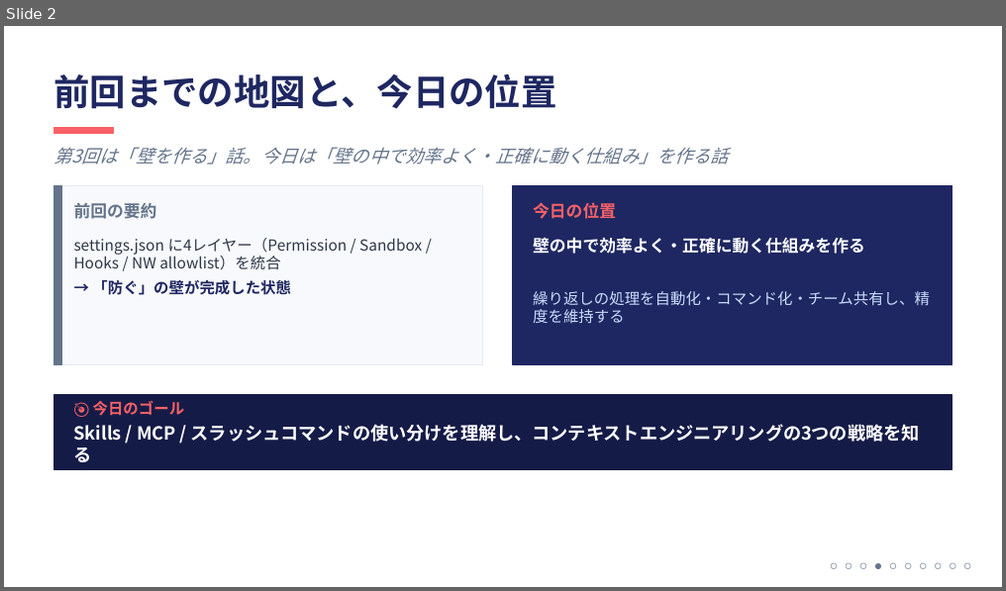
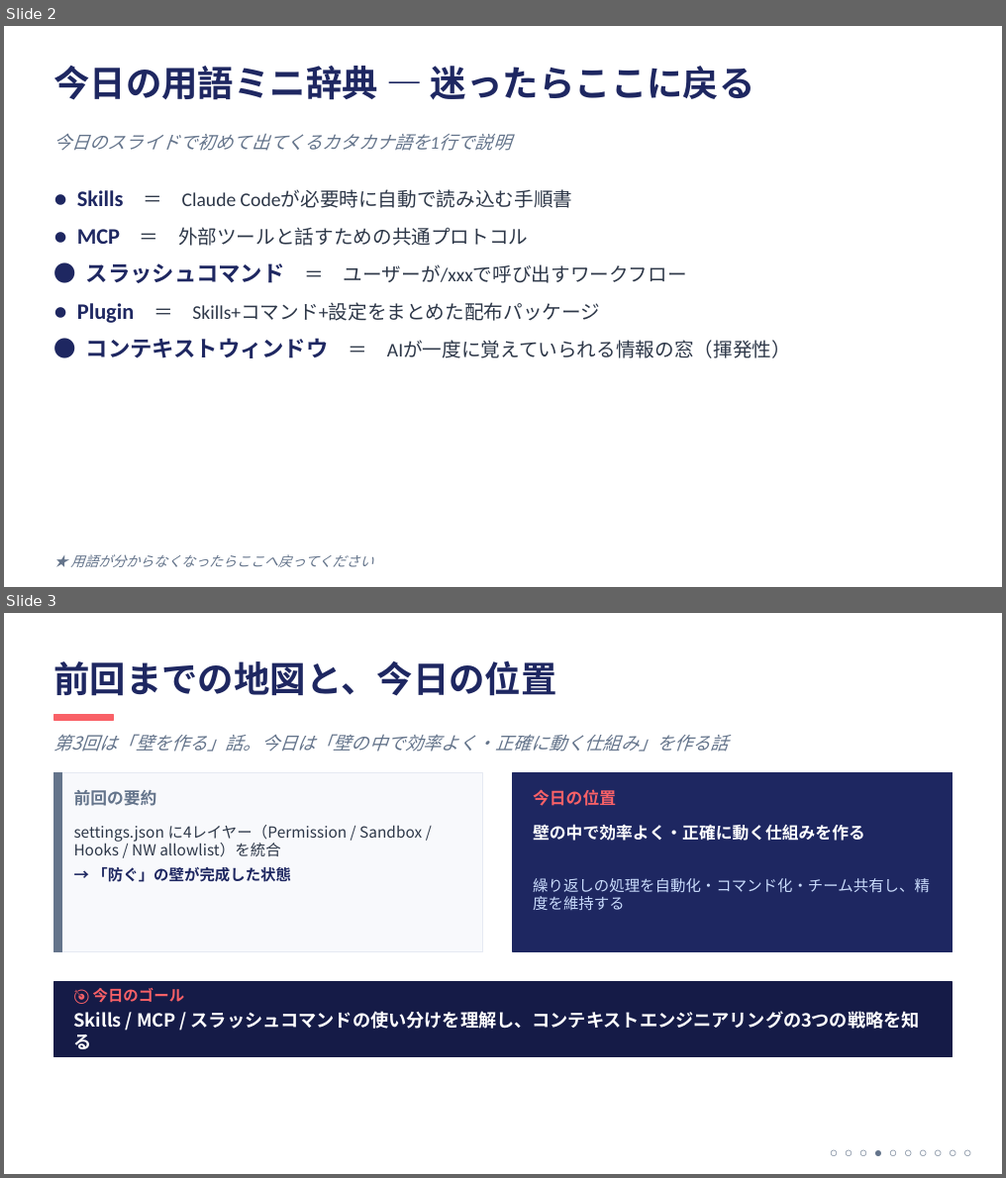
Before and after one commit to ktsuchida11/ClaudeWorkshop, a slide deck: session4/session4_full.pptx. Shown one above the other, each under a label of ours: slide 2 before the commit, slides 2 and 3 after it. The pictures are 1006x591 and 1006x1178 pixels, drawn with LibreOffice and Linux fonts; fonts in the diff are those of the drawing. Boxes give left, top, right and bottom in pixels: in the first picture for what was removed or moved away, otherwise in the second. Text is boxed around its words. In the diff, an @@ line names an element or a change of style, - is before the commit and + after.

```diff
--- a/session4/session4_full.pptx
+++ b/session4/session4_full.pptx
@@ slide 2 added at (4,26,1002,587), background #FFFFFF @@
@@ text added at (54,66,755,100), 26 pt, text #1E2761, bold @@
+今日の用語ミニ辞典 ― 迷ったらここに戻る
@@ text added at (54,133,430,151), 13 pt, text #64748B, italic @@
+今日のスライドで初めて出てくるカタカナ語を1行で説明
@@ text added at (77,190,791,359), 14 pt, text #2D3748 @@
+● Skills ＝ Claude Codeが必要時に自動で読み込む手順書
+● MCP ＝ 外部ツールと話すための共通プロトコル
+● スラッシュコマンド ＝ ユーザーが/xxxで呼び出すワークフロー
+● Plugin ＝ Skills+コマンド+設定をまとめた配布パッケージ
+● コンテキストウィンドウ ＝ AIが一度に覚えていられる情報の窓（揮発性）
@@ text added at (70,555,373,568), 10 pt, text #64748B, italic @@
+★ 用語が分からなくなったらここへ戻ってください
@@ what was slide 2 is now slide 3 @@
```
Also in this commit, not shown: 4 slides changed, 1 other file.
